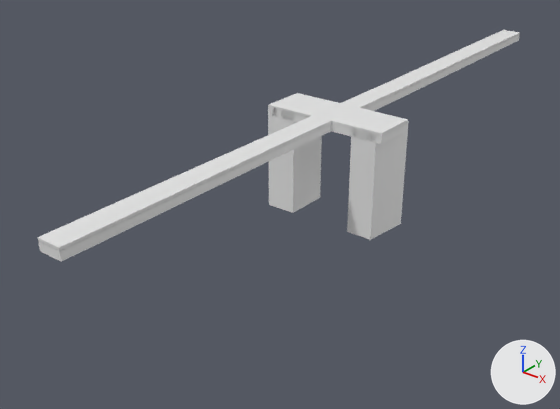
Two versions of the glTF model models/nieuwegein/nieuwegein-brug-7cec1505/nieuwegein-brug-7cec1505.glb, one commit apart.
The view is the same before and after, from a 50 mm lens placed at (37.9, -59.4, 23.4), pointed at (-4.5, -6.4, -9.4). Every picture has the same lights, and +X, +Y and +Z are marked at lower right. The picture after the commit comes second. Vertices at exactly the same position are counted once.

The first picture shows 'road:dek', 'road:landhoofd (aangenomen)', 'road:landhoofd (aangenomen) 2', 'road:voetpad'.
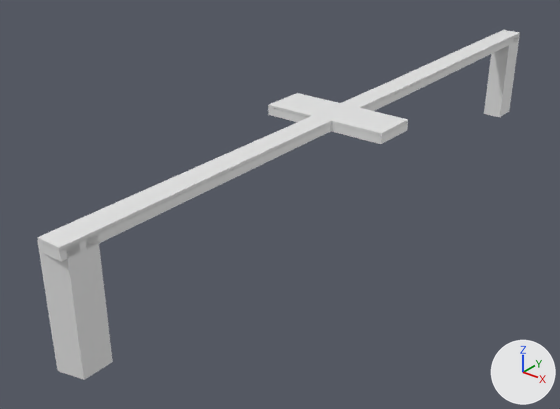
The newer file is also turned or shifted as a whole; pictures and numbers use the older file's frame.

Location of each change, (x1, y1, x2, y2) in pixels of the pictures (560 x 409 px):
'road:landhoofd (aangenomen) 2', reshaped (22% wider, 23% taller)
    before: (347, 121, 409, 240)
    after: (37, 233, 113, 380)
'road:landhoofd (aangenomen)', reshaped
    before: (268, 108, 322, 213)
    after: (484, 34, 520, 117)

The change, as a list of edits to the scene's bpy script:
```text
Change me_landhoofd__aangenomen:
    used by ob_road_landhoofd__aangenomen; location = (0.0, 0.0, 0.0)
    remove me_landhoofd__aangenomen.from_pydata(...)  # 28 vertices, 52 faces; spans x -6.13..-3.13, y -6.21..-1.74, z -10.0..0.14
    add me_landhoofd__aangenomen.from_pydata(...)  # 28 vertices, 52 faces; spans x -1.58..0.64, y 32.35..35.35, z -10.06..0.14
    me_landhoofd__aangenomen part 1: 28 of 28 vertices moved; they spanned x -6.13..-3.13, y -6.21..-1.74, z -10.0..0.14 and now span x -1.58..0.64, y 32.35..35.35, z -10.06..0.14; mean shift (4.15, 37.82, -0.03)
Change me_landhoofd__aangenomen__2:
    used by ob_road_landhoofd__aangenomen__2; location = (0.0, 0.0, 0.0)
    remove me_landhoofd__aangenomen__2.from_pydata(...)  # 28 vertices, 52 faces; spans x 3.13..6.13, y -6.14..-1.62, z -10.0..0.14
    add me_landhoofd__aangenomen__2.from_pydata(...)  # 28 vertices, 52 faces; spans x -0.97..1.27, y -35.35..-32.35, z -10.06..0.14
    me_landhoofd__aangenomen__2 part 2: 28 of 28 vertices moved; they spanned x 3.13..6.13, y -6.14..-1.62, z -10.0..0.14 and now span x -0.97..1.27, y -35.35..-32.35, z -10.06..0.14; mean shift (-4.6, -30.24, -0.03)
```
